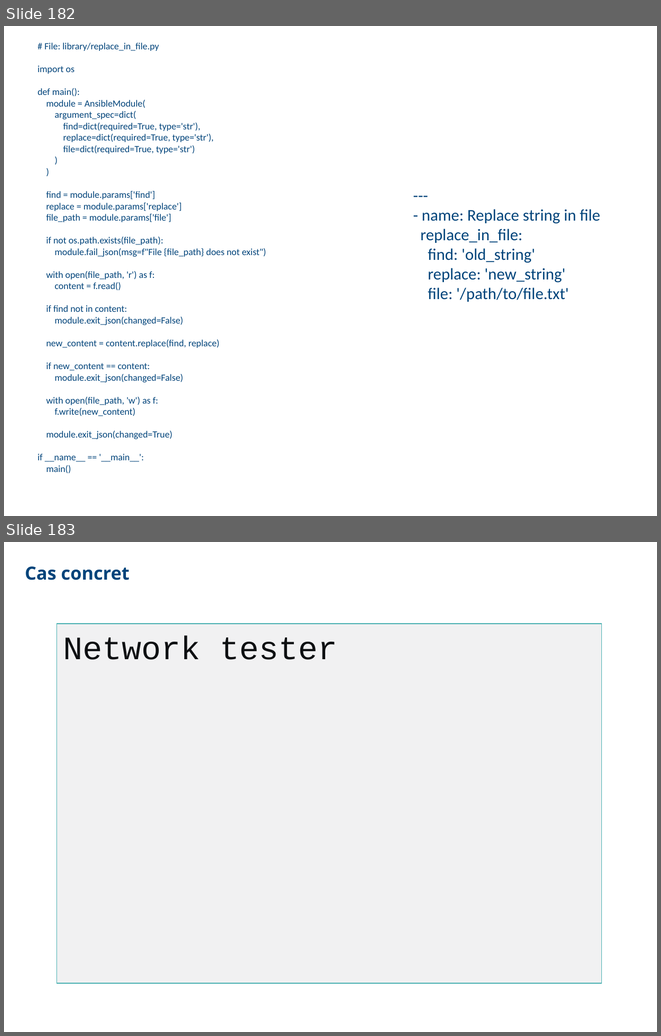
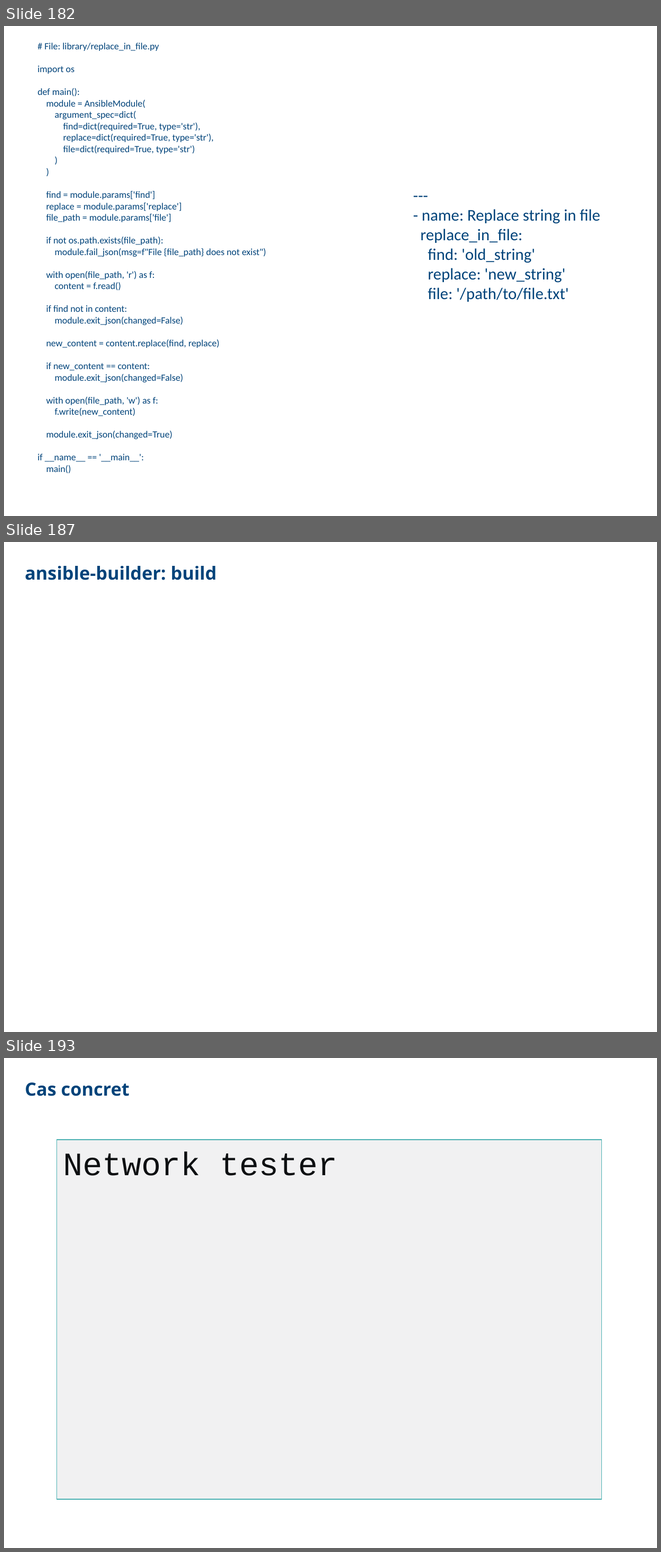
Before and after one commit to CCoupel/ansible-training, a slide deck: Ansible Training.pptx. Shown one above the other, each under a label of ours: slides 182 and 183 before the commit, slides 182, 187 and 193 after it; the slides between them are not shown. The pictures are 661x1036 and 661x1552 pixels, drawn with LibreOffice and Linux fonts; fonts in the diff are those of the drawing. Boxes give left, top, right and bottom in pixels: in the first picture for what was removed or moved away, otherwise in the second. Text is boxed around its words. In the diff, an @@ line names an element or a change of style, - is before the commit and + after.

```diff
--- a/Ansible Training.pptx
+++ b/Ansible Training.pptx
@@ slide 187 added at [4,542,657,1032], background #FFFFFF @@
@@ free added at [25,562,411,587], 20 pt, text #00437A, bold @@
+ansible-builder: build
@@ what was slide 183 is now slide 193 @@
```
Also in this commit, not shown: 9 other slides added, 9 other files.
